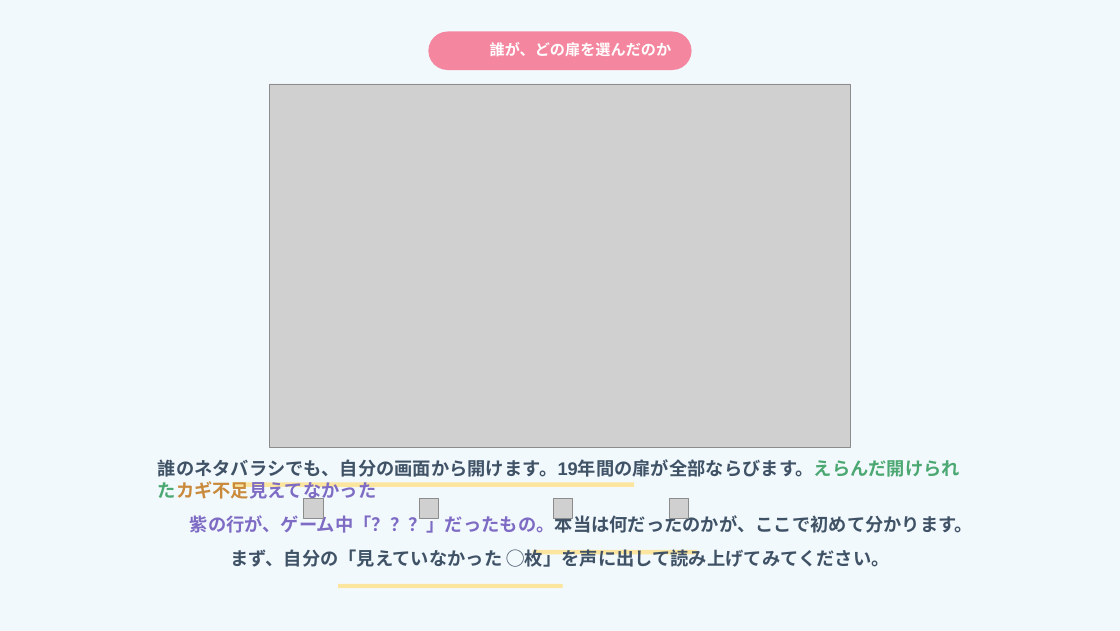
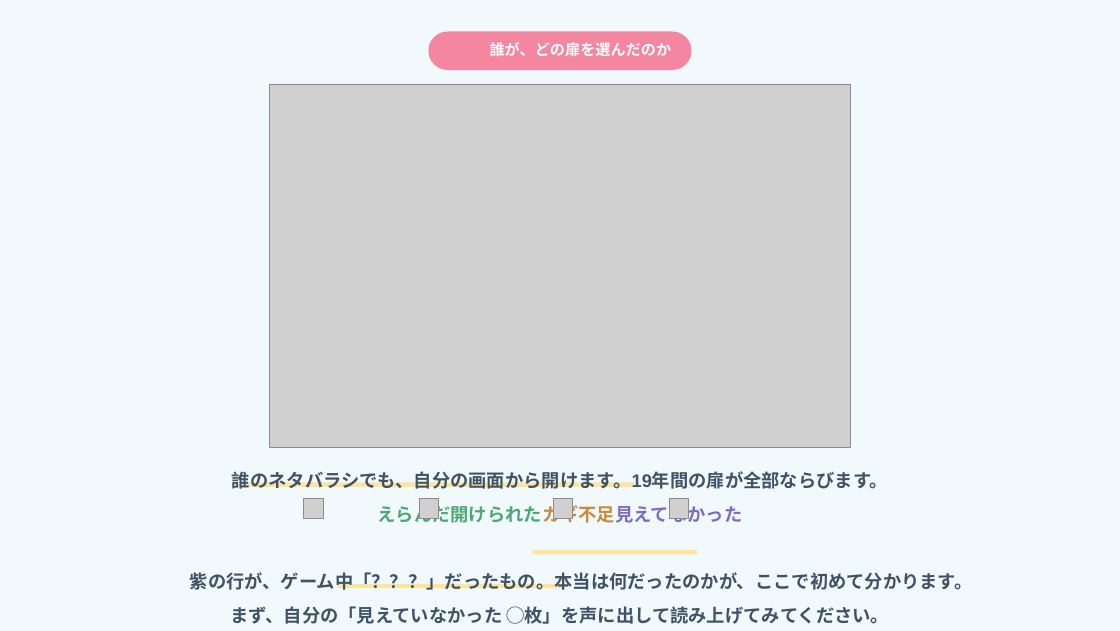
Before and after one commit to arico1101/door-world-short-online, a slide deck: slide 16 of slides.pptx. Drawn at 1120x631 pixels with LibreOffice and Linux fonts; fonts in the diff are those of the drawing; grey boxes stand for pictures; background and template pictures are left out. Boxes give left, top, right and bottom in pixels: in the first picture for what was removed or moved away, otherwise in the second. Text is boxed around its words. In the diff, an @@ line names an element or a change of style, - is before the commit and + after.

```diff
--- a/slides.pptx
+++ b/slides.pptx
@@ text at [190,471,973,624]: text changed @@
-誰のネタバラシでも、自分の画面から開けます。19年間の扉が全部ならびます。えらんだ開けられたカギ不足見えてなかった
-紫の行が、ゲーム中「？？？」だったもの。本当は何だったのかが、ここで初めて分かります。まず、自分の「見えていなかった ◯枚」を声に出して読み上げてみてください。
+誰のネタバラシでも、自分の画面から開けます。19年間の扉が全部ならびます。
+えらんだ開けられたカギ不足見えてなかった
+紫の行が、ゲーム中「？？？」だったもの。本当は何だったのかが、ここで初めて分かります。
+まず、自分の「見えていなかった ◯枚」を声に出して読み上げてみてください。
```
Also in this commit, not shown: 16 other slides changed.
